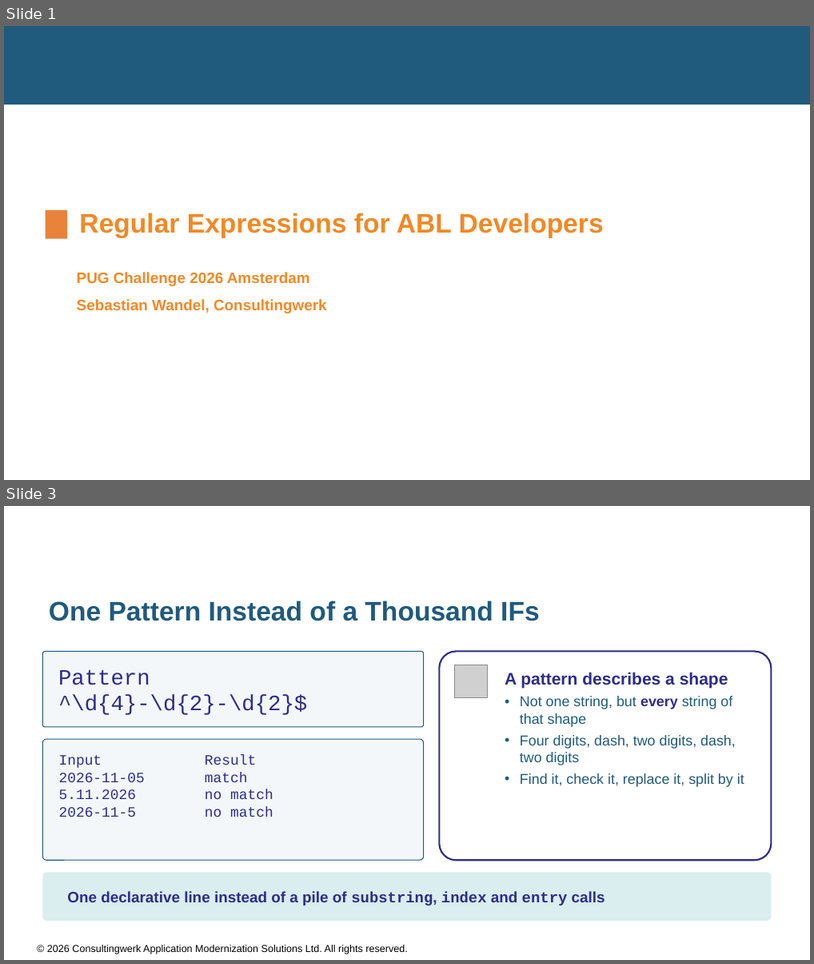
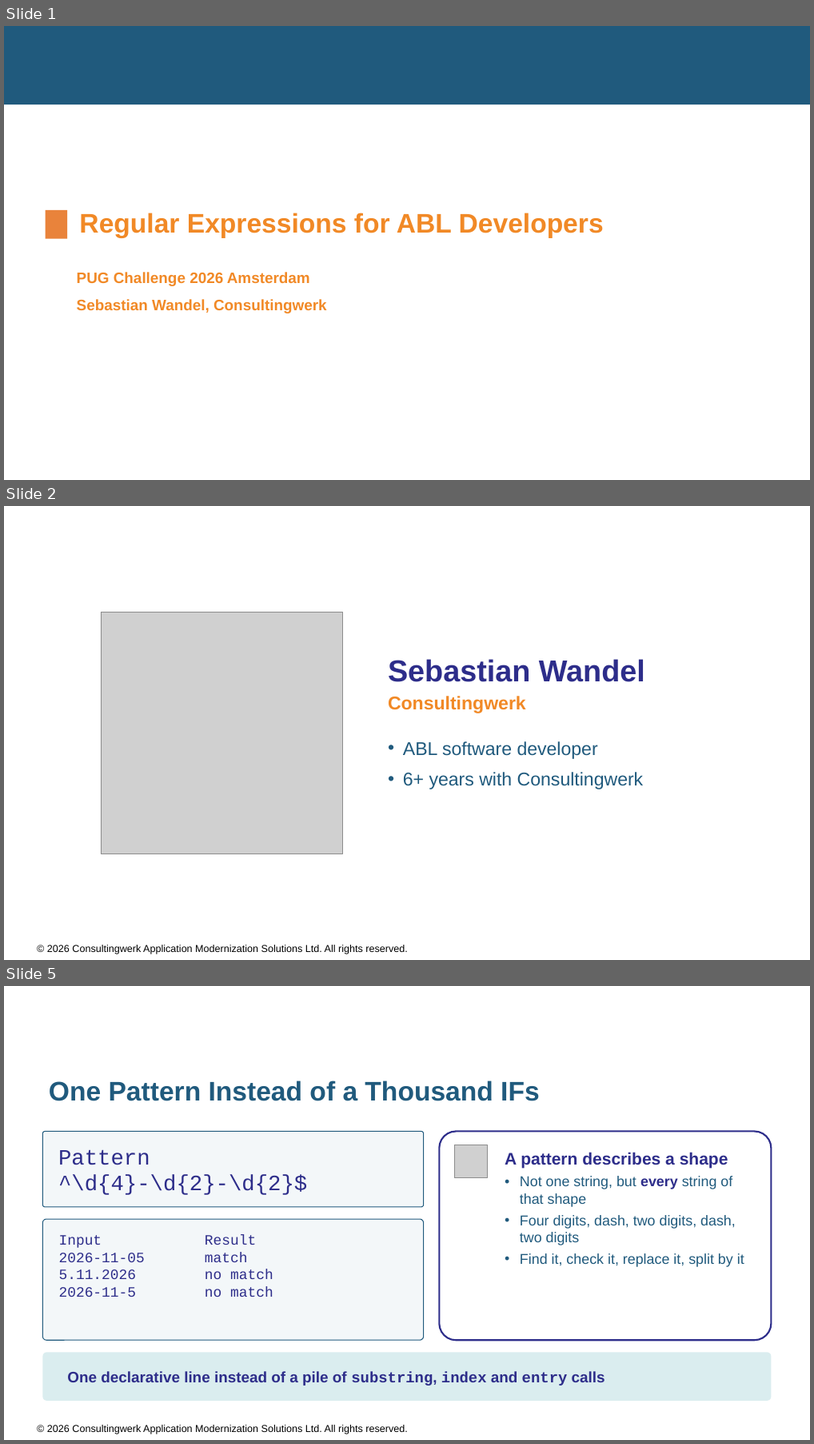
Before and after one commit to consultingwerk/ABL-RegEx-Samples, a slide deck: slides/Regular Expressions for ABL Developers.pptx. Shown one above the other, each under a label of ours: slides 1 and 3 before the commit, slides 1, 2 and 5 after it; the slides between them are not shown. The pictures are 814x964 and 814x1444 pixels, drawn with LibreOffice and Linux fonts; fonts in the diff are those of the drawing; grey boxes stand for pictures; background and template pictures are left out. Boxes give left, top, right and bottom in pixels: in the first picture for what was removed or moved away, otherwise in the second. Text is boxed around its words. In the diff, an @@ line names an element or a change of style, - is before the commit and + after.

```diff
--- a/slides/Regular Expressions for ABL Developers.pptx
+++ b/slides/Regular Expressions for ABL Developers.pptx
@@ slide 2 added at bbox=[4, 506, 810, 960], background #FFFFFF; not listed: 2 template elements that a slide beside it also shows @@
@@ picture added at bbox=[101, 612, 342, 854] @@
@@ text added at bbox=[388, 659, 646, 789], 22 pt, text #205A7D @@
+Sebastian Wandel
+Consultingwerk
+• ABL software developer
+• 6+ years with Consultingwerk
@@ what was slide 3 is now slide 5 @@
```
Also in this commit, not shown: 9 slides changed, 2 other slides added, 7 other files.
